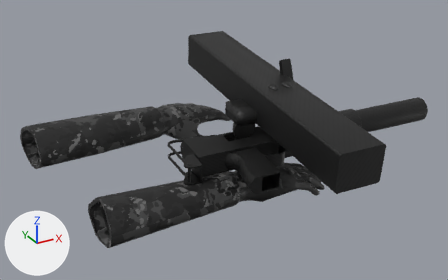
One commit to the FBX model Joshua-Boo-Boos Mac-10 Mod/source/modelsrc/Mac-10_View.fbx: the scene before it, then after it.
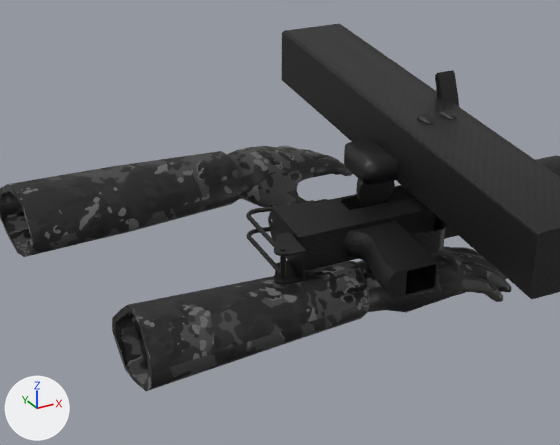
The first picture shows the older version from a 50 mm camera at (-0.0384, -0.1758, 0.0726) aimed at (0.0477, -0.0193, -0.0057). The close-ups show both versions on the part from 5% to 79% of the width and 6% to 100% of the height of that picture. The lights are fixed; the arrows at lower left show +X, +Y and +Z. Where no turn or scale is listed for an object, it has been applied to the vertices. Vertices at the same position are counted once.

The older version as bpy lines, for what is in view:
```python
me_charging_handle = bpy.data.meshes.new('Charging_Handle')
me_charging_handle.from_pydata(...)  # 644 vertices, 1252 faces; spans x -0.00358..0.00345, y -0.0024..0.0024, z -0.00367..0.00367
me_charging_handle.materials.append(mat_gunmetal__gunmetal_jpg)  # picture img_gunmetal_jpg
me_hands_001 = bpy.data.meshes.new('Hands_001')
me_hands_001.from_pydata(...)  # 1034 vertices, 1840 faces; spans x -0.0151..0.0618, y -0.0393..0.0395, z -0.0153..0.0018
me_hands_001.materials.append(mat_carbon_fiber__carbon_fibre_texture_jpg)  # picture img_carbon_fibre_texture_jpg
me_magazine = bpy.data.meshes.new('Magazine')
me_magazine.from_pydata(...)  # 294 vertices, 558 faces; spans x -0.0089..0.0088, y -0.0468..0.0465, z -0.0104..0.0093
me_magazine.materials.append(mat_gunmetal__gunmetal_jpg)  # picture img_gunmetal_jpg
ob_charging_handle = bpy.data.objects.new('Charging_Handle', me_charging_handle)
ob_charging_handle.location = (0.0483, -0.0291, 0.0024)
ob_hands_001 = bpy.data.objects.new('Hands_001', me_hands_001)
ob_hands_001.location = (0.0098, -0.0087, -0.0079)
ob_magazine = bpy.data.objects.new('Magazine', me_magazine)
ob_magazine.location = (0.0582, -0.0269, 0.01)
# also in view: 'Trigger' at (0.0652, -0.0264, 0.0133); 'Mac-10' at (0.0702, -0.037, -0.003); 'Bolt' at (0.0534, -0.028, 0.0063)
```
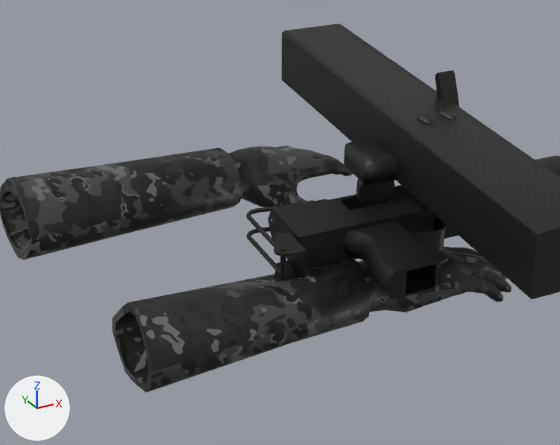
Where the change shows, as pixel boxes (x1, y1, x2, y2) in the close-ups (560 x 445 px; the box of a moved part takes in the faces that stretch with it):
'Hands_001', reshaped: before (0, 146, 512, 391); after (0, 146, 512, 393)
part 1 of me_hands_001, moved or reshaped: before (0, 151, 243, 257); after (0, 148, 243, 260)
part 2 of me_hands_001, moved or reshaped: before (112, 261, 370, 391); after (112, 258, 371, 393)
part 3 of me_hands_001, surface changed: before (227, 146, 512, 313); after (229, 146, 512, 313)

What the commit changed:
me_hands_001 is used by ob_hands_001; location (0.0098, -0.0087, -0.0079).
me_hands_001 had 1034 vertices, 1840 faces and spanned x -0.0151..0.0618, y -0.0393..0.0395, z -0.0153..0.0018.
me_hands_001 now has 1034 vertices, 1840 faces and spans x -0.0151..0.0618, y -0.0393..0.0381, z -0.0153..0.0032.
me_hands_001 part 1: 42 of 1034 vertices moved; they spanned x -0.0151..0.0318, y 0.0171..0.0395, z -0.01..0.0018 and now span x -0.0151..0.0318, y 0.0186..0.0381, z -0.0112..0.0032; mean shift (0.0, 0.0, 0.0); largest move (-0.0139, 0.0173, -0.0072) -> (-0.0139, 0.0188, -0.0078).
me_hands_001 part 2: 41 of 1034 vertices moved; they spanned x -0.01..0.0308, y -0.0393..-0.0189, z -0.0099..0.0017 and now span x -0.01..0.0308, y -0.0393..-0.0189, z -0.0103..0.0021; mean shift (0.0, 0.0, 0.0); largest move (0.0297, -0.0219, -0.0045) -> (0.0297, -0.0211, -0.0045).
me_hands_001 part 3: texture (UV) coordinates of 1840 of 1840 faces, centred in x -0.0151..0.0617, y -0.0384..0.0385, z -0.0153..0.0016, changed; they spanned u 0.0..1.0, v 0.0..0.99 and now span u 0.0..1.0, v 0.0..1.0.
